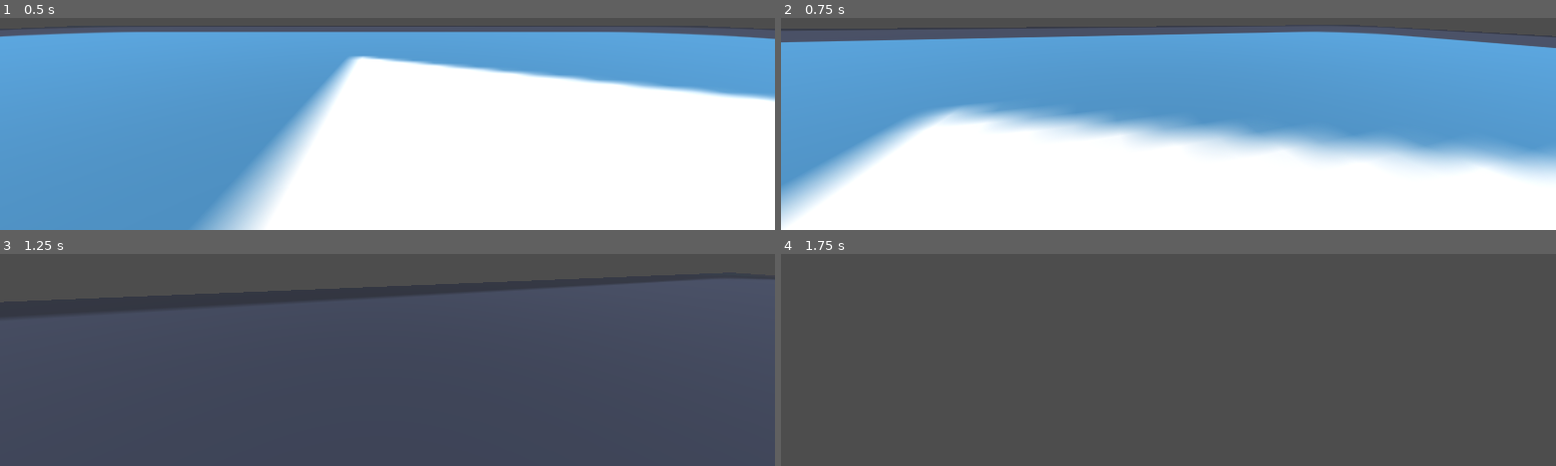
Above: before the commit, frames 1-4 (two rows, left to right).
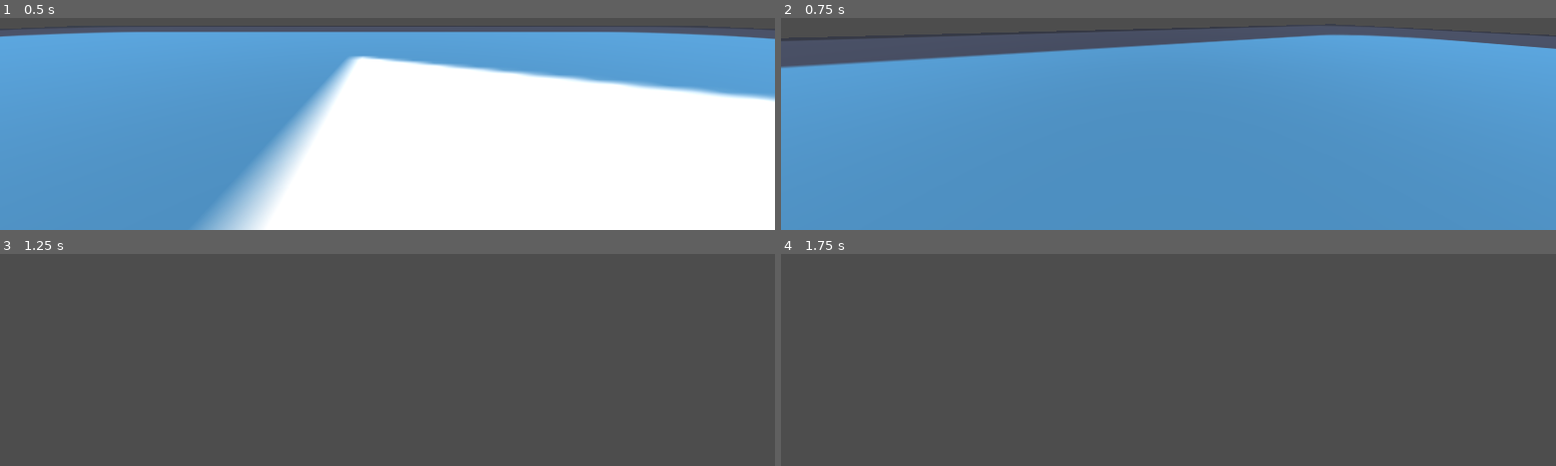
Above: after the commit, the same moments.

Repository: sudo-m3z1m/GhostRunner-like
Game: Godot game, scene res://Prefabs/test_scene.tscn
The game is run twice, just before and just after one commit, with the same random seed, the same clock (stepped at 60 frames per second) and the same inputs. The engine's default icon, where the game draws it, is replaced by a stand-in: a white triangle on a blue panel in a dark square.
Inputs (mouse positions are in pixels of both pictures, inside the frame that each line leads up to):
- Up to frame 1 (0.5 s): no input
- Up to frame 2 (0.75 s): tap Enter at 0.5 s; move the mouse to (outside the picture) at 0.52 s; hold W (Forward) from 0.53 s (still down); tap Shift (Shift) at 0.6 s
- Up to frame 3 (1.25 s): keep holding W (Forward)
- Up to frame 4 (1.75 s): keep holding W (Forward); move the mouse to (outside the picture) at 1.27 s; tap Shift (Shift) at 1.35 s

Frame 1 is identical in both runs. In frame 2, 53% of the frame differs, in the area x 0-100%, y 4-100%; in frame 3, 4.2%; in frame 4, nothing differs.

Commit message:
Added dash state need to fix bag with fov animating in dash state

Diff:
--- /dev/null
+++ b/Prefabs/CharacterController/States/dash.gd
@@ -0,0 +1,44 @@
+extends State
+
+@export var dash_speed: float
+@export var dash_time: float
+@export var delta_dash_fov: float
+
+var dash_timer: SceneTreeTimer
+
+func enter_state(target: Player) -> void:
+	super(target)
+
+	dash_timer = get_tree().create_timer(dash_time)
+	dash_timer.timeout.connect(finish_dash)
+
+	animate_transition(true)
+	start_dash()
+
+func update_state(delta: float) -> void:
+	target.move_and_slide()
+
+func exit_state(next_state: StateMachine.STATES) -> bool:
+	if is_next_state_valid(next_state):
+		animate_transition(false)
+		return true
+	return false
+
+func start_dash() -> void:
+	var direction: Vector3 = Vector3.FORWARD
+	direction = direction.rotated(Vector3.UP, target.camera.rotation.y)
+	direction = direction.rotated(Vector3.RIGHT, target.camera.rotation.x)
+
+	target.velocity = direction * dash_speed
+
+func finish_dash() -> void:
+	state_machine.change_state(StateMachine.STATES.IDLE)
+
+func animate_transition(animation_in: bool):
+	var transition_fov: float = target.default_fov
+	var tween: Tween = create_tween()
+
+	if animation_in:
+		transition_fov += delta_dash_fov
+
+	tween.tween_property(target.camera, "fov", transition_fov, 0.01)
--- a/Prefabs/CharacterController/States/idle.gd
+++ b/Prefabs/CharacterController/States/idle.gd
@@ -13,6 +13,7 @@
 	target.move_and_slide()
 
 func exit_state(next_state: StateMachine.STATES) -> bool:
-	if is_next_state_valid(next_state):
-		return true
-	return false
+	return true
+	#if is_next_state_valid(next_state):
+		#return true
+	#return false
--- a/Prefabs/CharacterController/States/jump.gd
+++ b/Prefabs/CharacterController/States/jump.gd
@@ -1,7 +1,7 @@
 extends State
 
 @export var jump_strength: float
-@export var max_speed: float
+@export var speed: float
 @export_range(0, 1) var acceleration: float
 
 var direction: Vector3
@@ -17,8 +17,8 @@
 	direction = state_machine.direction
 	direction = direction.rotated(Vector3.UP, target.camera.rotation.y)
 
-	target.velocity.x = lerp(target.velocity.x, direction.x * max_speed, acceleration)
-	target.velocity.z = lerp(target.velocity.z, direction.z * max_speed, acceleration)
+	target.velocity.x = lerp(target.velocity.x, direction.x * speed, acceleration)
+	target.velocity.z = lerp(target.velocity.z, direction.z * speed, acceleration)
 
 	target.move_and_slide()
 
--- a/Prefabs/CharacterController/input_handler.gd
+++ b/Prefabs/CharacterController/input_handler.gd
@@ -52,6 +52,6 @@
 		"Space":
 			state_machine.change_state(StateMachine.STATES.JUMP)
 		"Shift":
-			pass
+			state_machine.change_state(StateMachine.STATES.DASH)
 		"Escape":
 			pass
--- a/Prefabs/CharacterController/state_machine.gd
+++ b/Prefabs/CharacterController/state_machine.gd
@@ -5,14 +5,16 @@
 enum STATES {
 	IDLE,
 	MOVING,
-	JUMP
+	JUMP,
+	DASH
 }
 
 @onready var player: Player = get_parent()
 @onready var states: Dictionary = {
 	STATES.IDLE: $Idle,
 	STATES.MOVING: $Moving,
-	STATES.JUMP: $Jump
+	STATES.JUMP: $Jump,
+	STATES.DASH: $Dash
 }
 
 @export var start_state: STATES
--- a/Prefabs/player.tscn
+++ b/Prefabs/player.tscn
@@ -6,6 +6,7 @@
 [ext_resource type="Script" path="res://Prefabs/CharacterController/States/idle.gd" id="4_w3owe"]
 [ext_resource type="Script" path="res://Prefabs/CharacterController/States/moving.gd" id="5_cwlag"]
 [ext_resource type="Script" path="res://Prefabs/CharacterController/States/jump.gd" id="6_4p4ke"]
+[ext_resource type="Script" path="res://Prefabs/CharacterController/States/dash.gd" id="7_kwa41"]
 
 [sub_resource type="BoxShape3D" id="BoxShape3D_gsifa"]
 size = Vector3(1, 2.27246, 1)
@@ -49,10 +50,17 @@
 max_speed = 40.0
 acceleration = 0.2
 animation = "Moving"
-accepted_states = Array[int]([2, 0])
+accepted_states = Array[int]([2, 0, 3])
 
 [node name="Jump" type="Node" parent="StateMachine"]
 script = ExtResource("6_4p4ke")
 jump_strength = 30.0
-max_speed = 20.0
 acceleration = 0.1
+
+[node name="Dash" type="Node" parent="StateMachine"]
+script = ExtResource("7_kwa41")
+dash_speed = 100.0
+dash_time = 0.2
+delta_dash_fov = 20.0
+animation = "Dash"
+accepted_states = Array[int]([0, 2])
Not shown: 1 places in Prefabs/player.tscn that only renumber resources
